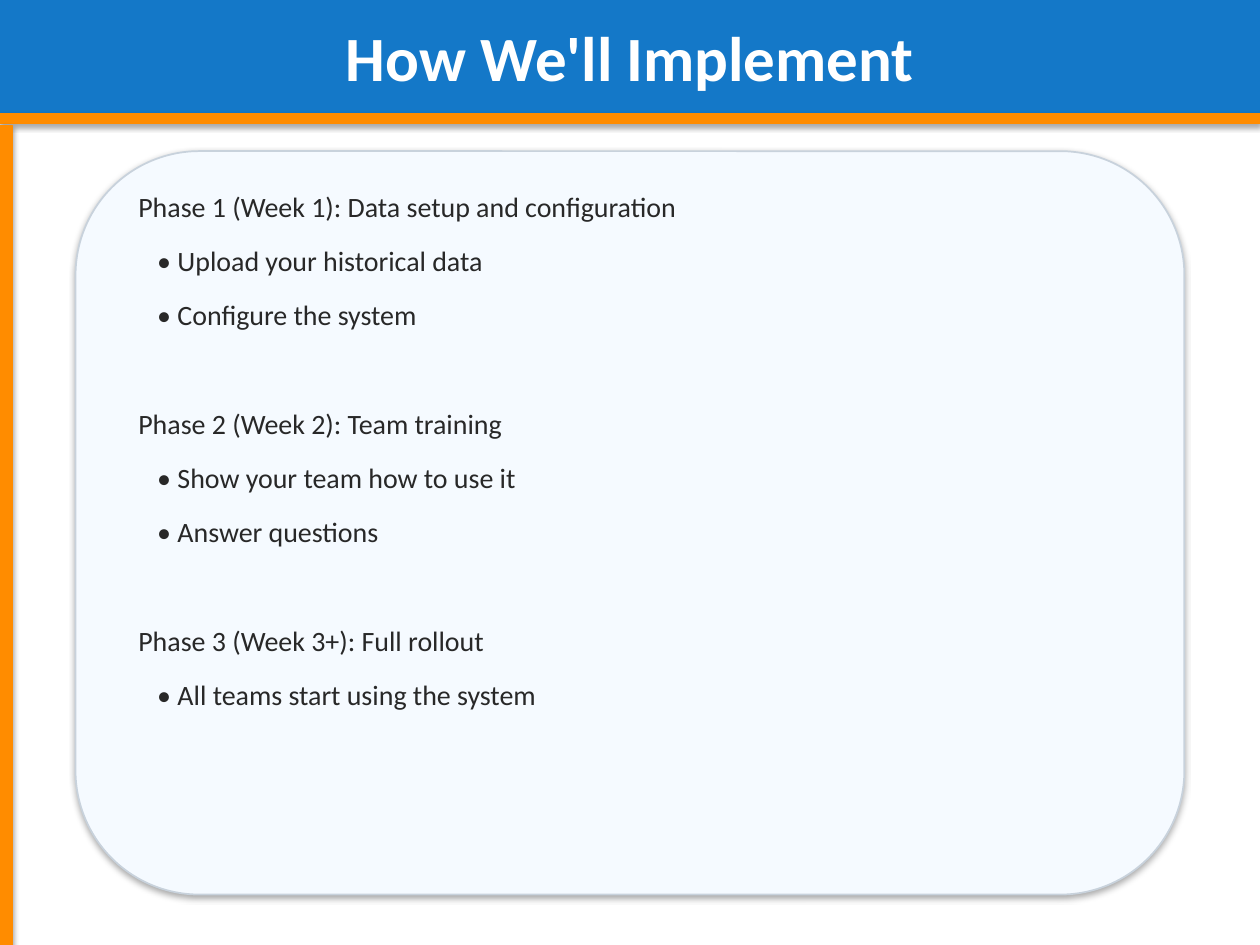
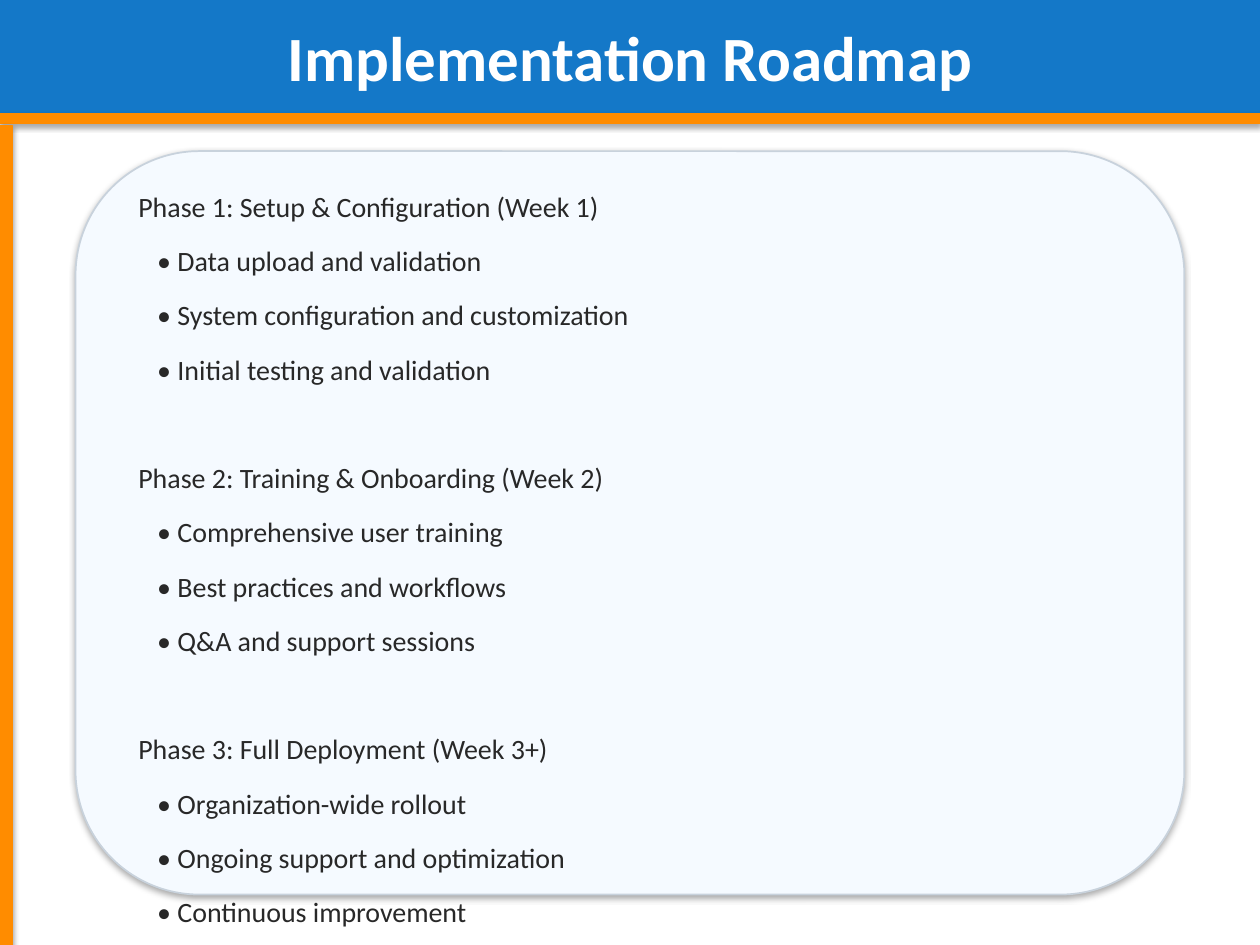
Before and after one commit to adityasinghz/smart-cpg-decision-agent, a slide deck: slide 21 of Smart_CPG_Decision_Agent_Presentation.pptx. Drawn at 1260x945 pixels with LibreOffice and Linux fonts; fonts in the diff are those of the drawing. Boxes give left, top, right and bottom in pixels: in the first picture for what was removed or moved away, otherwise in the second. Text is boxed around its words. In the diff, an @@ line names an element or a change of style, - is before the commit and + after.

```diff
--- a/Smart_CPG_Decision_Agent_Presentation.pptx
+++ b/Smart_CPG_Decision_Agent_Presentation.pptx
@@ text in rectangle at bbox=[287, 36, 972, 91]: text changed @@
-How We'll Implement
+Implementation Roadmap
@@ text at bbox=[138, 196, 628, 873]: text changed @@
-Phase 1 (Week 1): Data setup and configuration
-• Upload your historical data
-• Configure the system
-Phase 2 (Week 2): Team training
-• Show your team how to use it
-• Answer questions
-Phase 3 (Week 3+): Full rollout
-• All teams start using the system
+Phase 1: Setup & Configuration (Week 1)
+• Data upload and validation
+• System configuration and customization
+• Initial testing and validation
+Phase 2: Training & Onboarding (Week 2)
+• Comprehensive user training
+• Best practices and workflows
+• Q&A and support sessions
+Phase 3: Full Deployment (Week 3+)
+• Organization-wide rollout
+• Ongoing support and optimization
+• Continuous improvement
```
Also in this commit, not shown: 19 other slides changed, 3 slides added, 3 slides removed, 2 other files.
